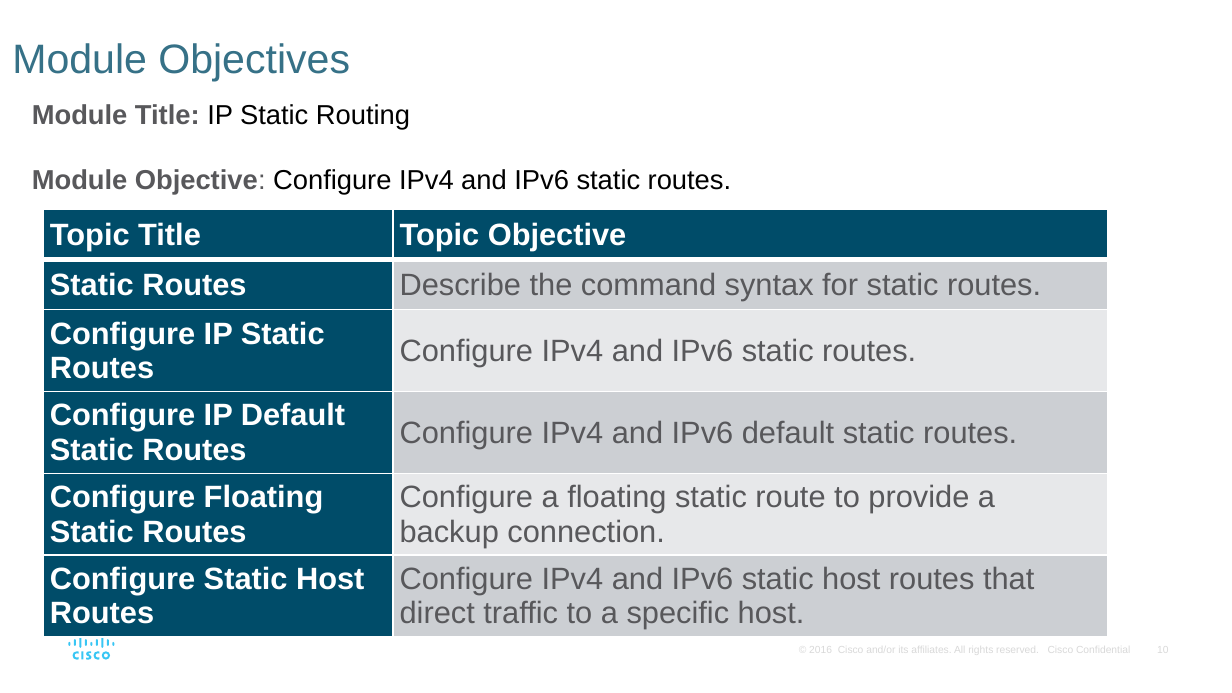
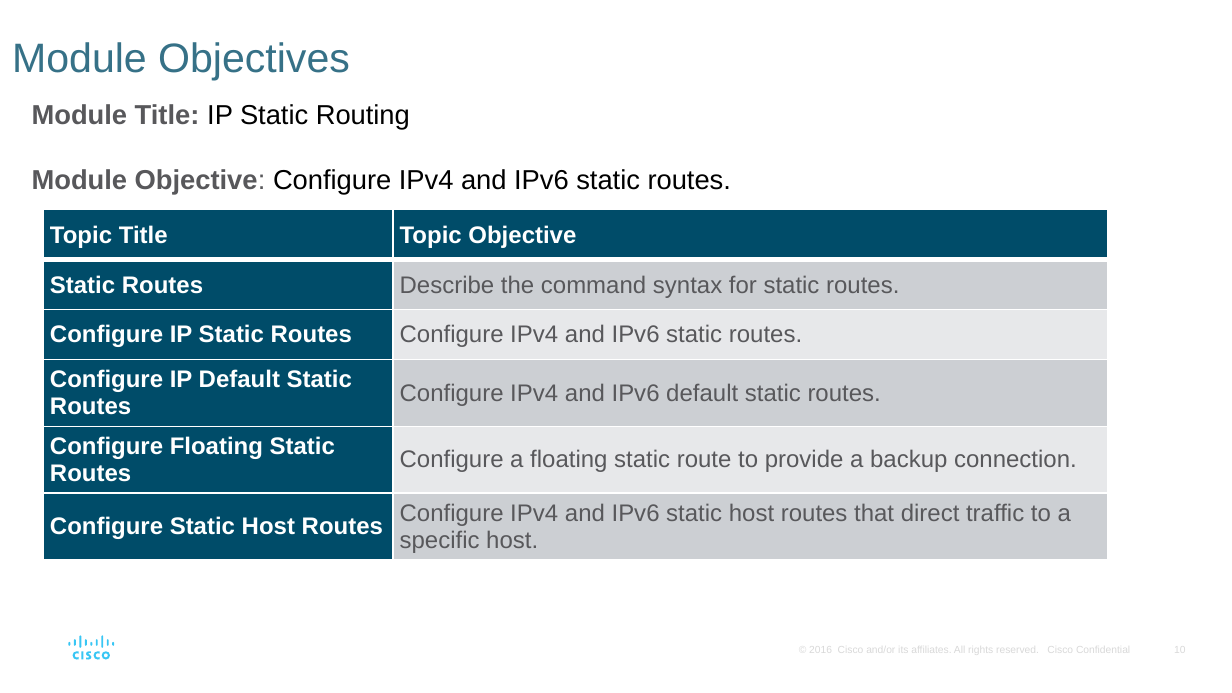
Before and after one commit to IbrahimTalaatAh/CCNA, a slide deck: slide 10 of SWRE/SRWE v7 Instructor PowerPoints/SRWE_Module_15.pptx. Drawn at 1232x693 pixels with LibreOffice and Linux fonts; fonts in the diff are those of the drawing. Boxes give left, top, right and bottom in pixels: in the first picture for what was removed or moved away, otherwise in the second. Text is boxed around its words. In the diff, an @@ line names an element or a change of style, - is before the commit and + after.

```diff
--- a/SWRE/SRWE v7 Instructor PowerPoints/SRWE_Module_15.pptx
+++ b/SWRE/SRWE v7 Instructor PowerPoints/SRWE_Module_15.pptx
@@ table at (43,209,1108,557) @@
@@ fill #CCD0D4 to #CCCFD3 in 3 cells @@
@@ fill #E7E9EB to #E7E8EA in 2 cells @@
@@ size 18 to 14 pt @@
@@ borders changed @@
```
Also in this commit, not shown: 50 other slides changed, 1 slide added, 1 slide removed.
